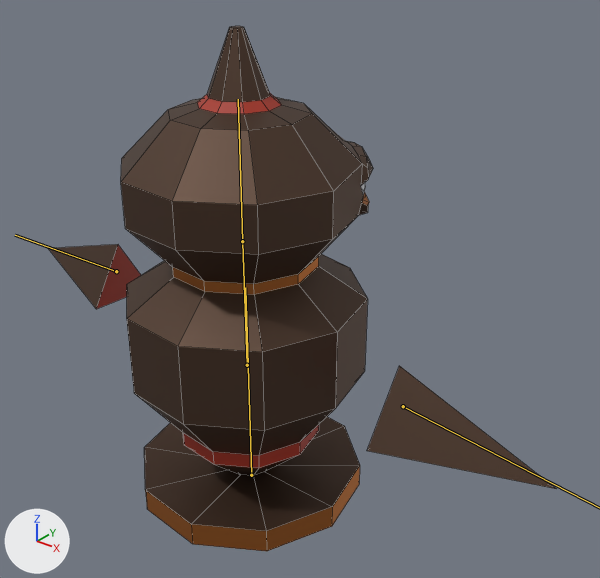
Before and after pictures for a commit that changed the FBX model Assets/Resources/Animations/Turret/Doguu_Active.fbx.
One viewpoint serves both versions: a 50 mm camera at (4.41, -4.7, 5.16) aimed at (0.34, 0.39, 2.01). The lights are fixed; the arrows at lower left show +X, +Y and +Z. The bones that bend it are drawn over the model as lines. Mesh edges are drawn as thin lines.
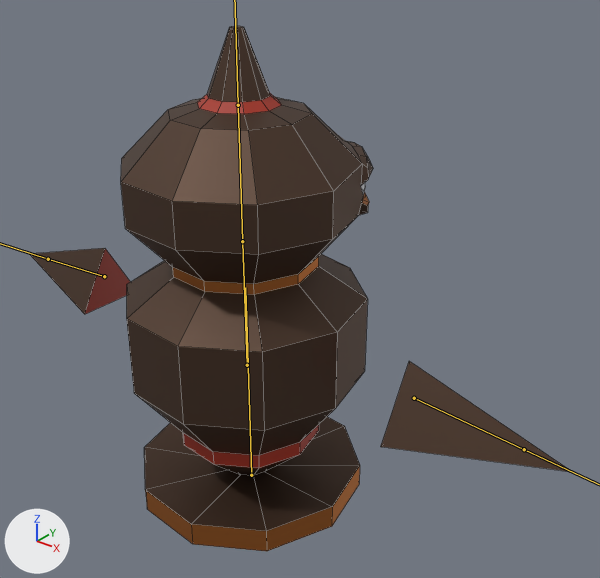
The newer file adds an action. The first version stands in its rest pose; the second is drawn at frame 11 of the action 'Armature|Active'.

Where the change shows, as pixel boxes (x1, y1, x2, y2) in the pictures (600 x 578 px):
'Cylinder', posed (7% wider): before (48, 26, 556, 551); after (30, 26, 572, 551)
bone 'Arm.L', root to tip: before (116, 271) to (15, 235); after (414, 398) to (524, 449)

The edits, one by one:
Bone 'Arm.R' (bone_arm_r) moves from (0.0, 0.0, 0.0) to (0.22, -3.63, 0.0).
Bone 'Arm.R' (bone_arm_r) turns from (0, 0, 0) to (177, 49, 6) degrees about its own x, y and z.
Bone 'Arm.L' (bone_arm_l) moves from (0.0, 0.0, 0.0) to (-0.3, -3.62, 0.03).
Bone 'Arm.L' (bone_arm_l) turns from (0, 0, 0) to (178, 68, -12) degrees about its own x, y and z.
